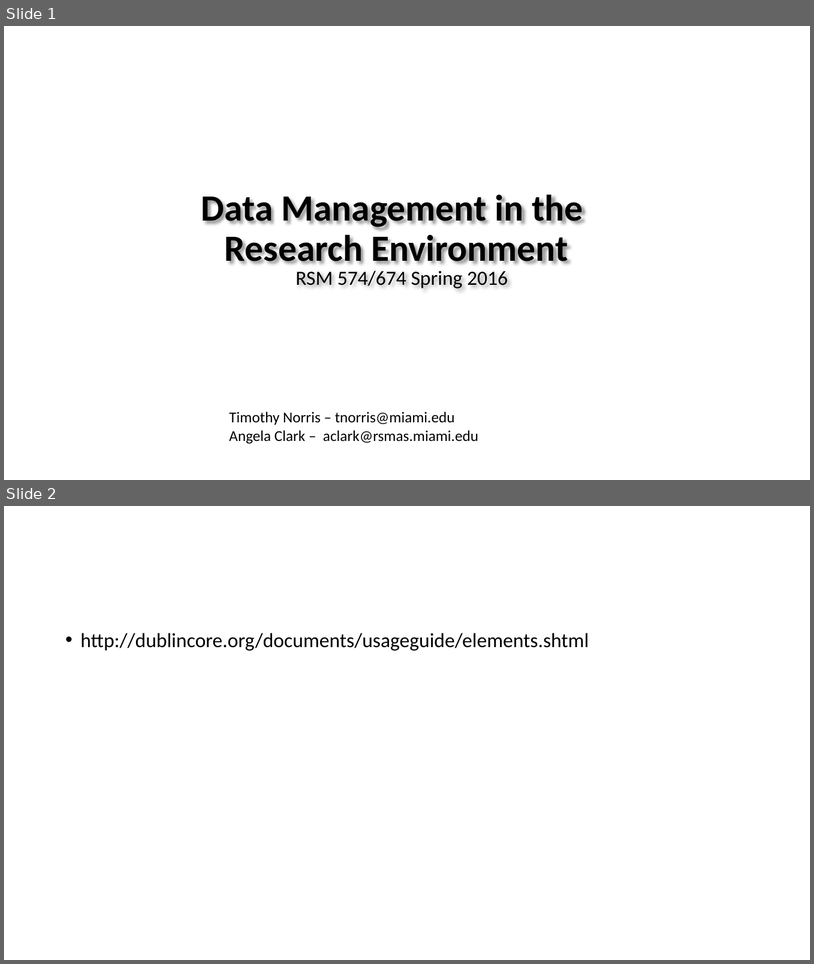
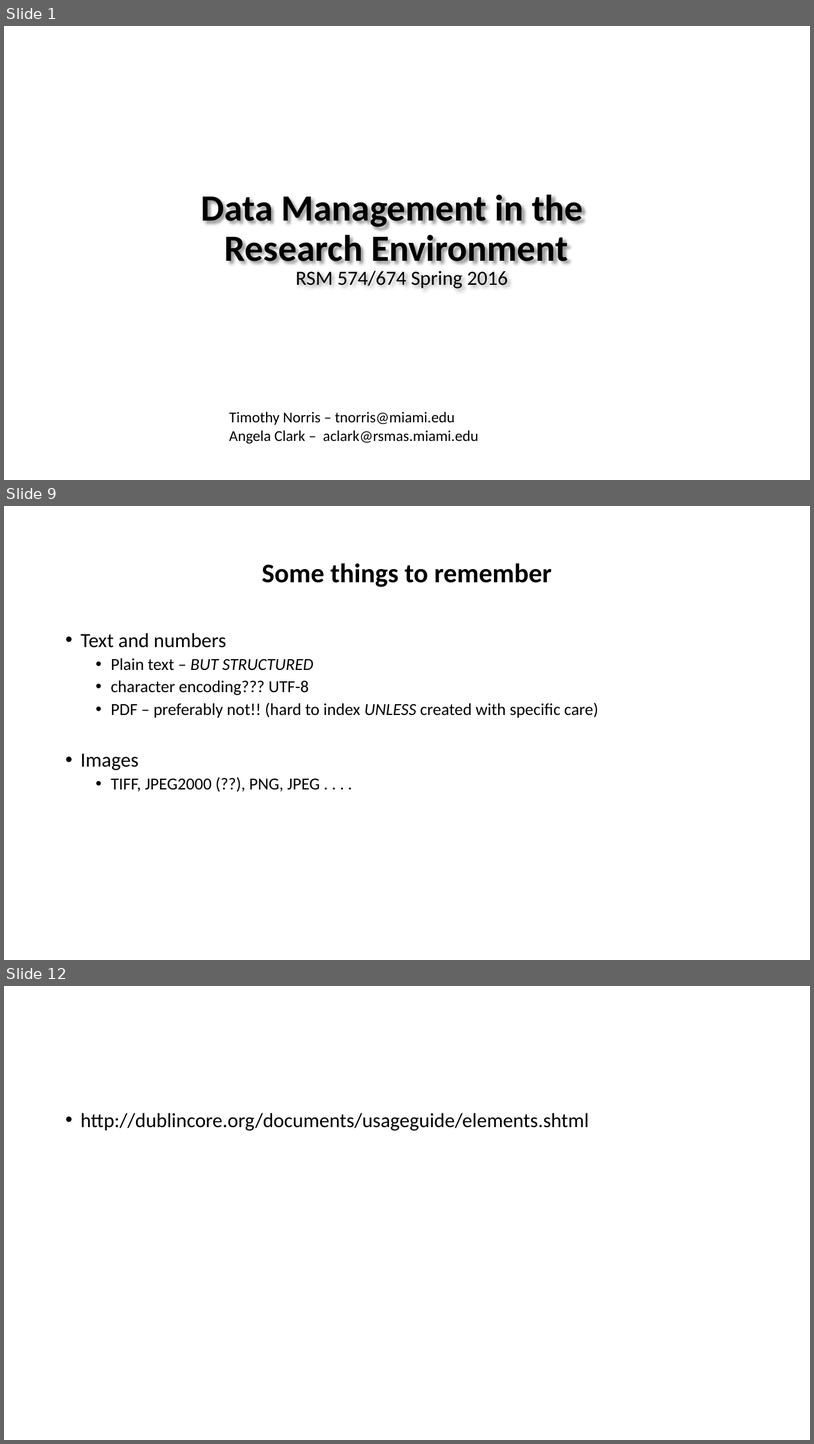
Before and after one commit to tibbben/teaching.data.literacy, a slide deck: UM_DataManagementClass/Lessons/03/03_secondMeeting.pptx. Shown one above the other, each under a label of ours: slides 1 and 2 before the commit, slides 1, 9 and 12 after it; the slides between them are not shown. The pictures are 814x964 and 814x1444 pixels, drawn with LibreOffice and Linux fonts; fonts in the diff are those of the drawing; background and template pictures are left out. Boxes give left, top, right and bottom in pixels: in the first picture for what was removed or moved away, otherwise in the second. Text is boxed around its words. In the diff, an @@ line names an element or a change of style, - is before the commit and + after.

```diff
--- a/UM_DataManagementClass/Lessons/03/03_secondMeeting.pptx
+++ b/UM_DataManagementClass/Lessons/03/03_secondMeeting.pptx
@@ slide 9 added at [4,506,810,960], background #FFFFFF @@
@@ title added at [262,563,552,587], 32 pt, text #000000, bold @@
+Some things to remember
@@ text added at [81,633,599,792], 20 pt, text #000000 @@
+• Text and numbers
+  • Plain text – BUT STRUCTURED
+  • character encoding??? UTF-8
+  • PDF – preferably not!! (hard to index UNLESS created with specific care)
+• Images
+  • TIFF, JPEG2000 (??), PNG, JPEG . . . .
@@ what was slide 2 is now slide 12 @@
```
Also in this commit, not shown: 9 other slides added, 2 other files.
